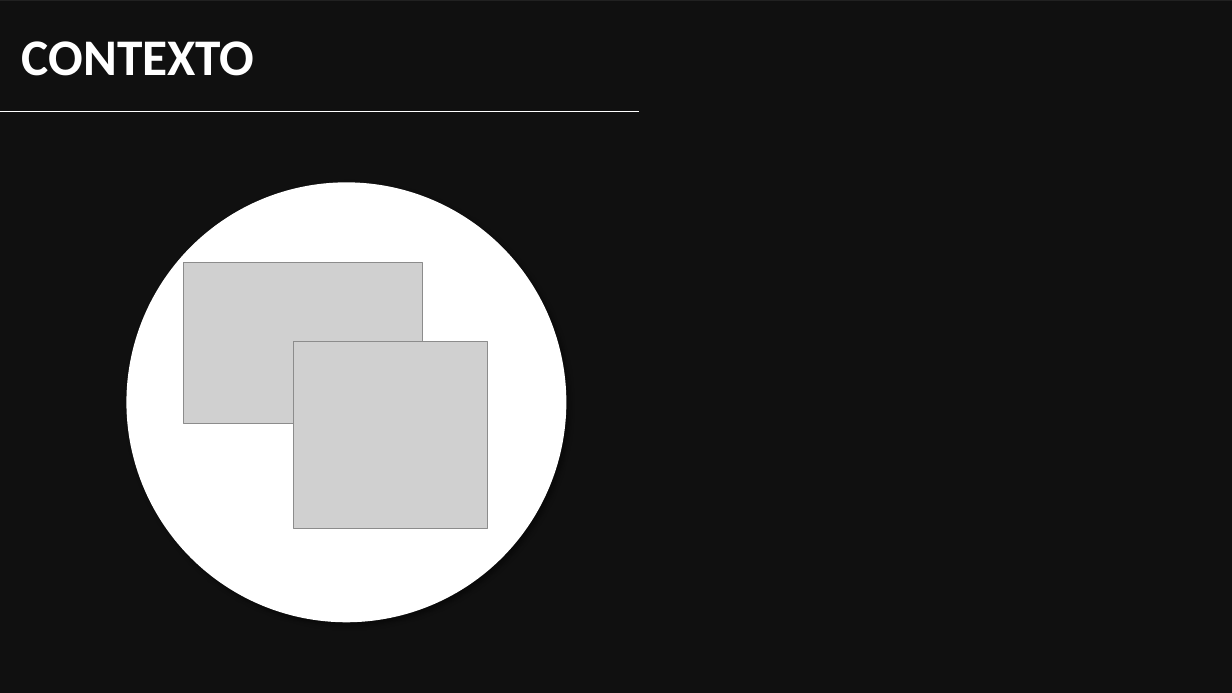
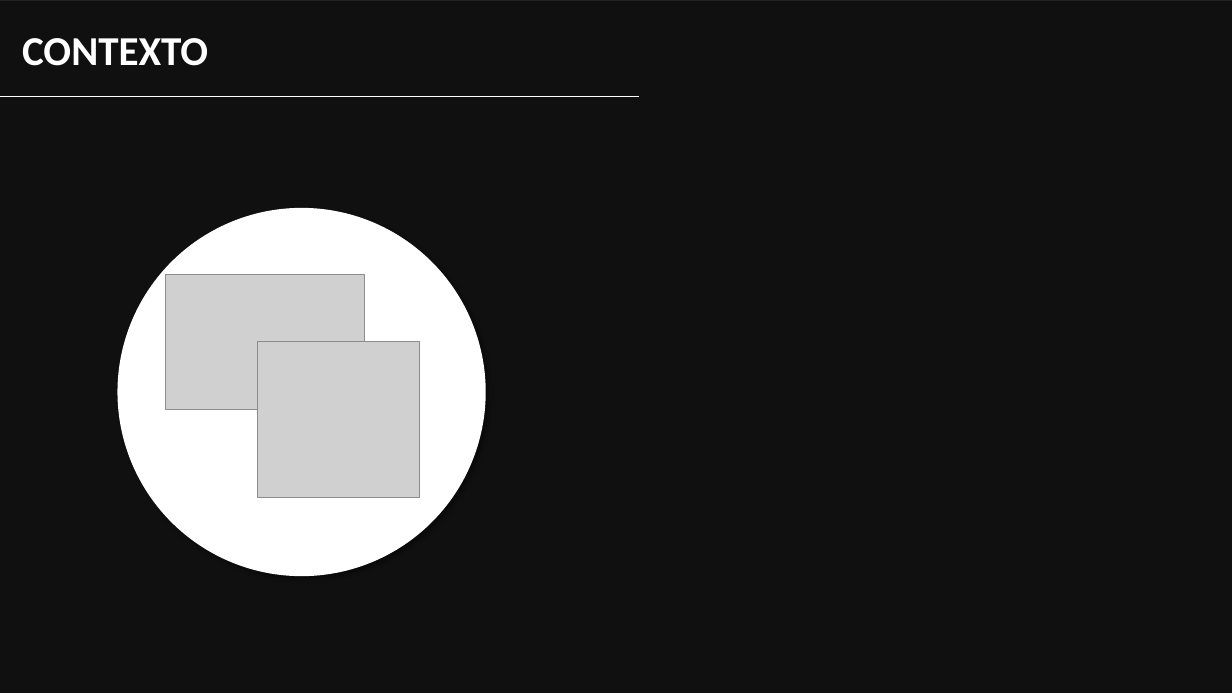
Before and after one commit to YudiG12/grupo-bandtec, a slide deck: slide 3 of Apresentação/inSensor.pptx. Drawn at 1232x693 pixels with LibreOffice and Linux fonts; fonts in the diff are those of the drawing; grey boxes stand for pictures; background and template pictures are left out; a plain dark background stands for a picture behind light text. Boxes give left, top, right and bottom in pixels: in the first picture for what was removed or moved away, otherwise in the second. Text is boxed around its words. In the diff, an @@ line names an element or a change of style, - is before the commit and + after.

```diff
--- a/Apresentação/inSensor.pptx
+++ b/Apresentação/inSensor.pptx
@@ text "CONTEXTO" at bbox=[22, 38, 208, 66]: size 40 to 32 pt @@
@@ line moved from (0, 112) - (640, 112) to (0, 96) - (640, 96) @@
@@ ellipse: place and size @@
-ellipse at bbox=[127, 182, 567, 622]
+ellipse at bbox=[117, 208, 486, 577]
@@ picture: place and size @@
-picture at bbox=[183, 262, 421, 423]
+picture at bbox=[165, 274, 365, 409]
@@ picture: place and size @@
-picture at bbox=[294, 342, 488, 529]
+picture at bbox=[258, 341, 421, 497]
```
Also in this commit, not shown: 4 other slides changed, 8 slides added.
